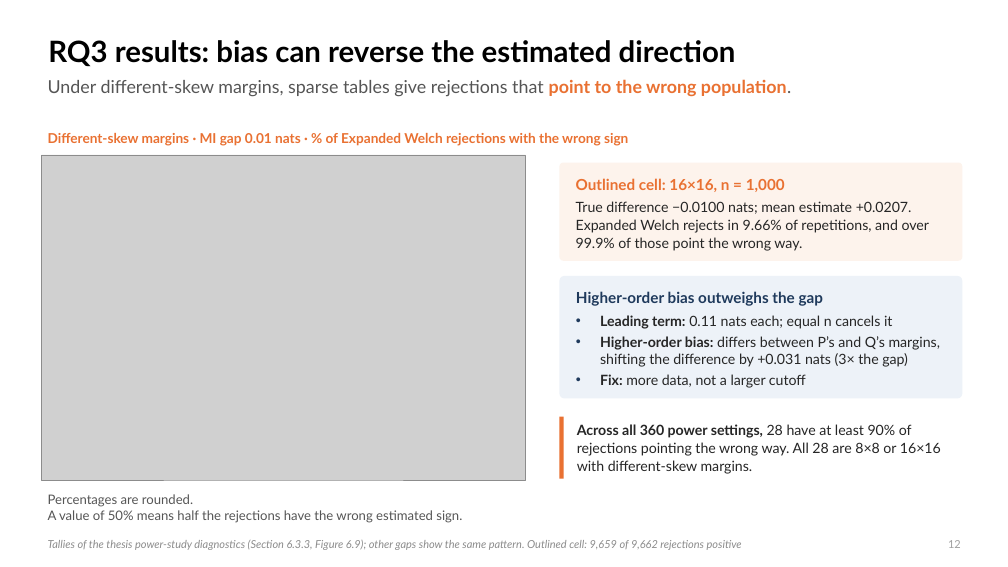
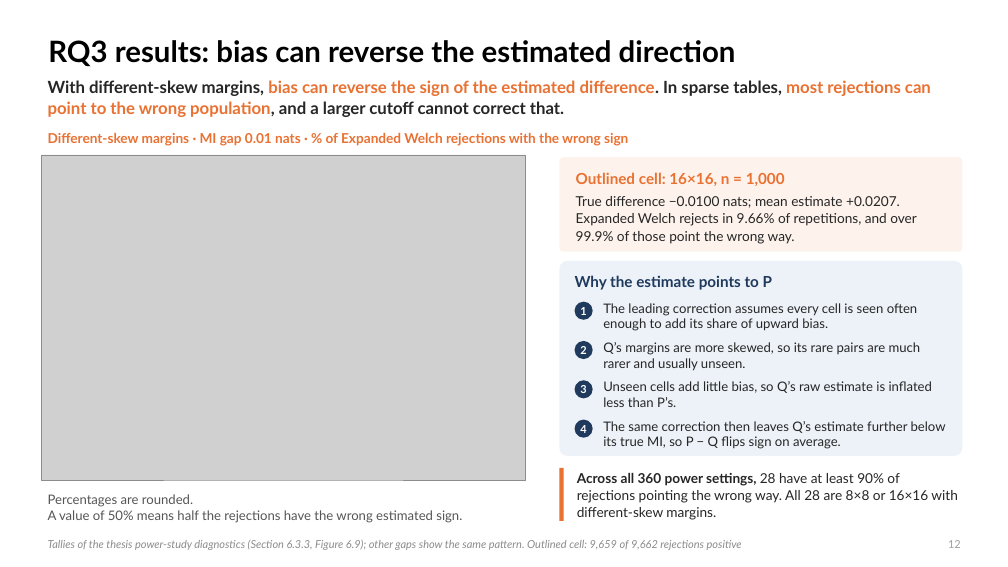
Before and after one commit to dzhao61/MCSResearchSimulations, a slide deck: slide 12 of Thesis Presentation/Daniel_Zhao_Welch_MI_Presentation_Final.pptx. Drawn at 1008x567 pixels with LibreOffice and Linux fonts; fonts in the diff are those of the drawing; grey boxes stand for pictures. Boxes give left, top, right and bottom in pixels: in the first picture for what was removed or moved away, otherwise in the second. Text is boxed around its words. In the diff, an @@ line names an element or a change of style, - is before the commit and + after.

Commit message:
Everything else

```diff
--- a/Thesis Presentation/Daniel_Zhao_Welch_MI_Presentation_Final.pptx
+++ b/Thesis Presentation/Daniel_Zhao_Welch_MI_Presentation_Final.pptx
@@ text at (48,80,931,117): text changed; size 17 to 16 pt; text colour #555555 to #E97132; bold on @@
-Under different-skew margins, sparse tables give rejections that point to the wrong population.
+With different-skew margins, bias can reverse the sign of the estimated difference. In sparse tables, most rejections can point to the wrong population, and a larger cutoff cannot correct that.
@@ rounded rectangle "Outlined cell: 16×16, n = ...": place and size @@
-rounded rectangle "Outlined cell: 16×16, n = ..." at (560,163,963,261)
+rounded rectangle "Outlined cell: 16×16, n = ..." at (560,157,963,252)
@@ text in rounded rectangle at (576,196,917,244): size 13.5 to 13 pt in "True difference −0.0100 nats; mean estimate +0.0207. ..." @@
@@ rounded rectangle: place and size @@
-rounded rectangle at (560,276,963,399)
+rounded rectangle at (560,261,963,456)
@@ text added at (575,275,772,290), 14.5 pt, text #1F3A5C, bold @@
+Why the estimate points to P
@@ text in rounded rectangle at (576,291,940,388): text removed @@
-Higher-order bias outweighs the gap
-• Leading term: 0.11 nats each; equal n cancels it
-• Higher-order bias: differs between P’s and Q’s margins, shifting the difference by +0.031 nats (3× the gap)
-• Fix: more data, not a larger cutoff
@@ ellipse added at (575,302,593,320), fill #1F3A5C, 10.5 pt, text #FFFFFF, bold @@
+1
@@ text added at (603,303,917,331), 12.5 pt, text #262626 @@
+The leading correction assumes every cell is seen often enough to add its share of upward bias.
@@ ellipse added at (575,341,593,359), fill #1F3A5C, 10.5 pt, text #FFFFFF, bold @@
+2
@@ text added at (603,342,921,371), 12.5 pt, text #262626 @@
+Q’s margins are more skewed, so its rare pairs are much rarer and usually unseen.
@@ ellipse added at (575,380,593,399), fill #1F3A5C, 10.5 pt, text #FFFFFF, bold @@
+3
@@ text added at (603,381,932,407), 12.5 pt, text #262626 @@
+Unseen cells add little bias, so Q’s raw estimate is inflated less than P’s.
@@ ellipse added at (575,420,593,438), fill #1F3A5C, 10.5 pt, text #FFFFFF, bold @@
+4
@@ text added at (603,421,946,449), 12.5 pt, text #262626 @@
+The same correction then leaves Q’s estimate further below its true MI, so P − Q flips sign on average.
@@ rectangle: place and size @@
-rectangle at (560,417,564,479)
+rectangle at (560,468,564,521)
@@ text "Across all 360 power settings, ...": place and size @@
-text "Across all 360 power settings, ..." at (577,424,941,474)
+text "Across all 360 power settings, ..." at (577,473,957,520)
@@ text "Across all 360 power settings, ..." at (577,473,957,520): size 13.5 to 13 pt @@
```
Also in this commit, not shown: 22 other slides changed, 9 other files.
